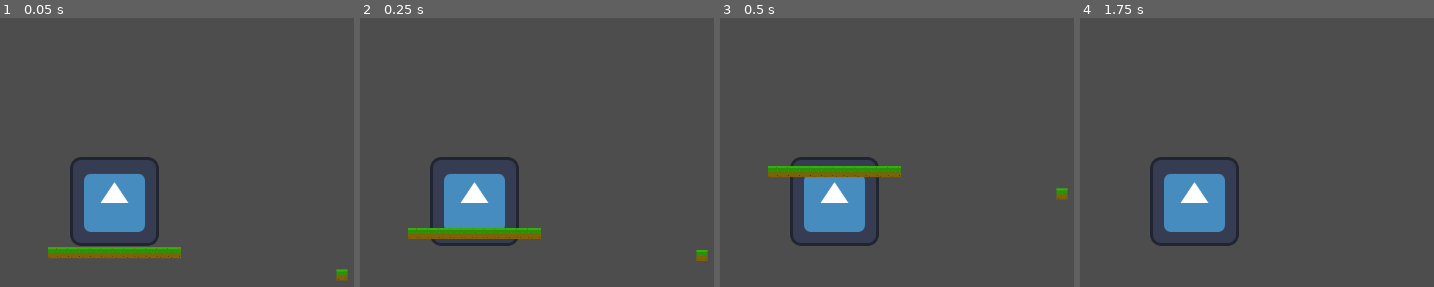
Above: before the commit, frames 1-4 (left to right).
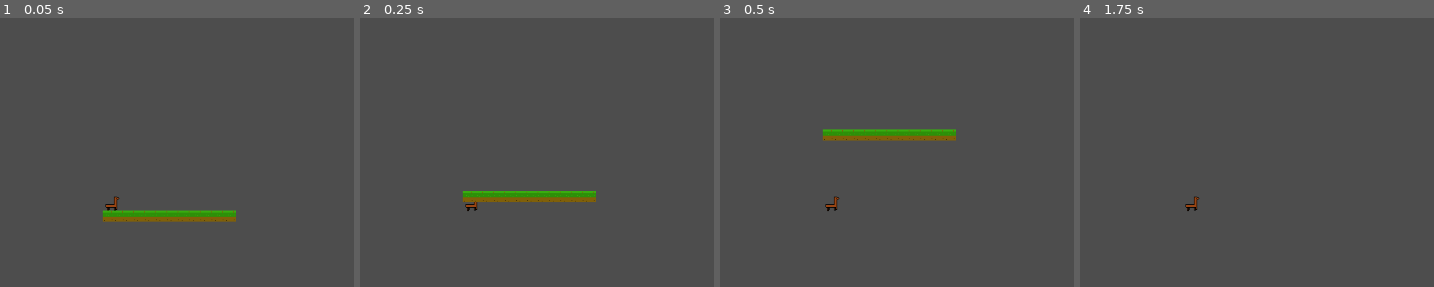
Above: after the commit, the same moments.

Repository: Leofm47/primeiro-teste-godot
Game: Godot game, scene res://main.tscn
Same seed, same stepped clock (60 frames per second), same inputs: the game is played once before the commit and once after it. The engine's default icon, where the game draws it, is replaced by a stand-in: a white triangle on a blue panel in a dark square.
Inputs:
- Up to frame 1 (0.05 s): no input
- Up to frame 2 (0.25 s): no input
- Up to frame 3 (0.5 s): no input
- Up to frame 4 (1.75 s): tap Enter (ui_accept) at 0.5, 0.77, 1.25, 1.52 s; hold Right (ui_right) from 0.53 s (still down)

The runs differ from the first frame. In frame 1, 7.5% of the frame differs, in the area x 13-99%, y 51-98%; in frame 2, 7.1%; in frame 3, 7.9%, in the area x 13-99%, y 41-85%; in frame 4, 4.7%.

Commit message:
Add files via upload

Diff:
--- a/teste/main.tscn
+++ b/teste/main.tscn
@@ -26,6 +26,7 @@
 1:1/0 = 0
 
 [sub_resource type="TileSet" id="TileSet_5vw27"]
+physics_layer_0/collision_layer = 1
 sources/0 = SubResource("TileSetAtlasSource_lquwl")
 sources/1 = SubResource("TileSetAtlasSource_7mycd")
 sources/2 = SubResource("TileSetAtlasSource_272bh")
@@ -33,9 +34,9 @@
 [node name="main" type="Node2D" unique_id=1033338157]
 
 [node name="player" parent="." unique_id=93170881 instance=ExtResource("1_ig7tw")]
-position = Vector2(160, 93)
+position = Vector2(81, 160)
 
 [node name="TileMap" type="TileMap" parent="." unique_id=853848162]
 tile_set = SubResource("TileSet_5vw27")
 format = 2
-layer_0/tile_data = PackedInt32Array(655364, 65536, 0, 655365, 65536, 0, 655366, 65536, 0, 655367, 65536, 0, 655368, 65536, 0, 655369, 65536, 0, 655370, 65536, 0, 655371, 65536, 0, 655372, 65536, 0, 655373, 65536, 0, 655374, 65536, 0, 655375, 65536, 0, 786462, 65536, 0)
+layer_0/tile_data = PackedInt32Array(655364, 65536, 0, 655365, 65536, 0, 655367, 65536, 0, 655368, 65536, 0, 655369, 65536, 0, 655370, 65536, 0, 655371, 65536, 0, 655372, 65536, 0, 655373, 65536, 0, 655374, 65536, 0, 655375, 65536, 0, 655366, 65536, 0)
--- a/teste/player.tscn
+++ b/teste/player.tscn
@@ -1,19 +1,52 @@
 [gd_scene format=3 uid="uid://dsbgeqekmaw6j"]
 
-[ext_resource type="Texture2D" uid="uid://c18nha187bm0r" path="res://icon.svg" id="1_4flbx"]
 [ext_resource type="Script" uid="uid://cnm3m3hl24sfh" path="res://player.gd" id="1_onrkg"]
+[ext_resource type="Texture2D" uid="uid://cgxkjo5k5tqo3" path="res://New Piskel (5).png" id="2_onrkg"]
+
+[sub_resource type="AtlasTexture" id="AtlasTexture_hqtel"]
+atlas = ExtResource("2_onrkg")
+region = Rect2(34, 0, 34, 34)
+
+[sub_resource type="AtlasTexture" id="AtlasTexture_sweqy"]
+atlas = ExtResource("2_onrkg")
+region = Rect2(0, 34, 34, 34)
+
+[sub_resource type="SpriteFrames" id="SpriteFrames_2hs0m"]
+animations = [{
+"frames": [{
+"duration": 1.0,
+"texture": SubResource("AtlasTexture_hqtel")
+}, {
+"duration": 1.0,
+"texture": SubResource("AtlasTexture_sweqy")
+}],
+"loop": true,
+"name": &"walking",
+"speed": 5.0
+}]
 
 [sub_resource type="RectangleShape2D" id="RectangleShape2D_onrkg"]
-size = Vector2(118, 123)
+size = Vector2(15, 9.5)
+
+[sub_resource type="RectangleShape2D" id="RectangleShape2D_i3pqv"]
+size = Vector2(4, 11)
 
 [node name="player" type="CharacterBody2D" unique_id=93170881]
 script = ExtResource("1_onrkg")
 
-[node name="Sprite2D" type="Sprite2D" parent="." unique_id=2015645452]
-texture = ExtResource("1_4flbx")
+[node name="Sprite2D" type="AnimatedSprite2D" parent="." unique_id=1369839069]
+position = Vector2(0, -14)
+sprite_frames = SubResource("SpriteFrames_2hs0m")
+animation = &"walking"
+frame_progress = 0.43100125
 
 [node name="CollisionShape2D" type="CollisionShape2D" parent="." unique_id=795127689]
-position = Vector2(1, 1.5)
+position = Vector2(-3.5, -4.75)
 shape = SubResource("RectangleShape2D_onrkg")
 
 [node name="Camera2D" type="Camera2D" parent="." unique_id=59861981]
+position = Vector2(0, -14)
+
+[node name="CollisionShape2D2" type="CollisionShape2D" parent="." unique_id=810615410]
+position = Vector2(2, -14.5)
+shape = SubResource("RectangleShape2D_i3pqv")
Binary file added: teste/New Piskel (5).png
Not shown, added: teste/New Piskel (5).png.import
